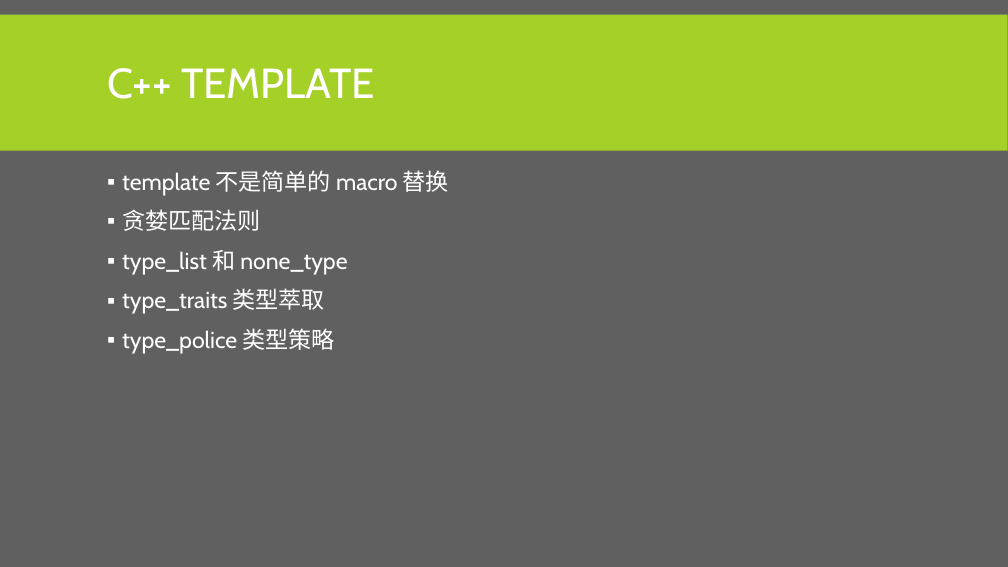
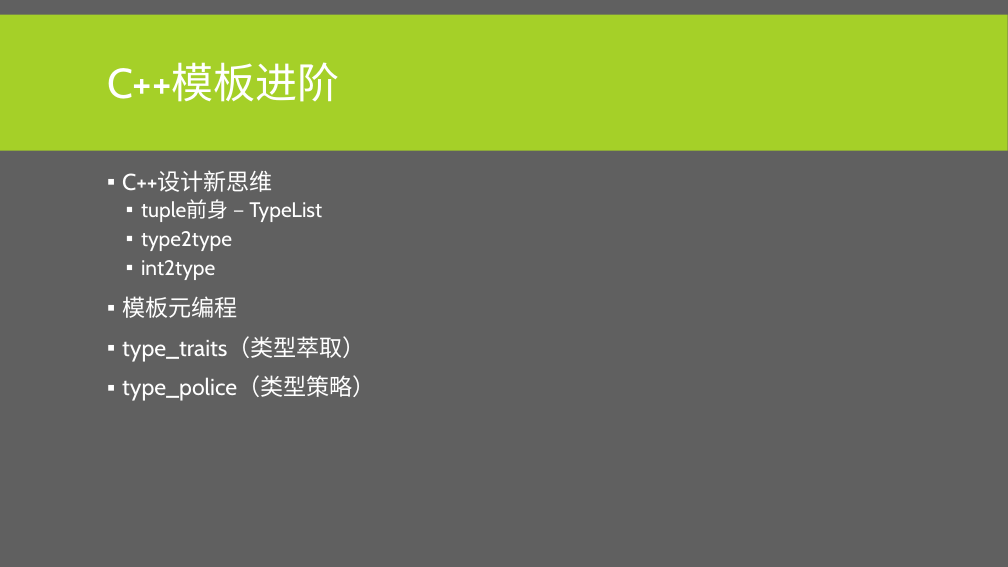
Before and after one commit to albertclass/Lessons, a slide deck: slide 57 of advance c++/courseware.pptx (slide 69 before the commit). Drawn at 1008x567 pixels with LibreOffice and Linux fonts; fonts in the diff are those of the drawing. Boxes give left, top, right and bottom in pixels: in the first picture for what was removed or moved away, otherwise in the second. Text is boxed around its words. In the diff, an @@ line names an element or a change of style, - is before the commit and + after.

```diff
--- a/advance c++/courseware.pptx
+++ b/advance c++/courseware.pptx
@@ title at bbox=[107, 63, 340, 102]: text changed @@
-C++ TEMPLATE
+C++模板进阶
@@ text at bbox=[122, 170, 375, 401]: text changed @@
-▪ template 不是简单的 macro 替换
-▪ 贪婪匹配法则
-▪ type_list 和 none_type
-▪ type_traits 类型萃取
-▪ type_police 类型策略
+▪ C++设计新思维
+  ▪ tuple前身 – TypeList
+  ▪ type2type
+  ▪ int2type
+▪ 模板元编程
+▪ type_traits（类型萃取）
+▪ type_police（类型策略）
```
Also in this commit, not shown: 12 other slides changed, 14 slides added, 2 slides removed, 2 other files.
